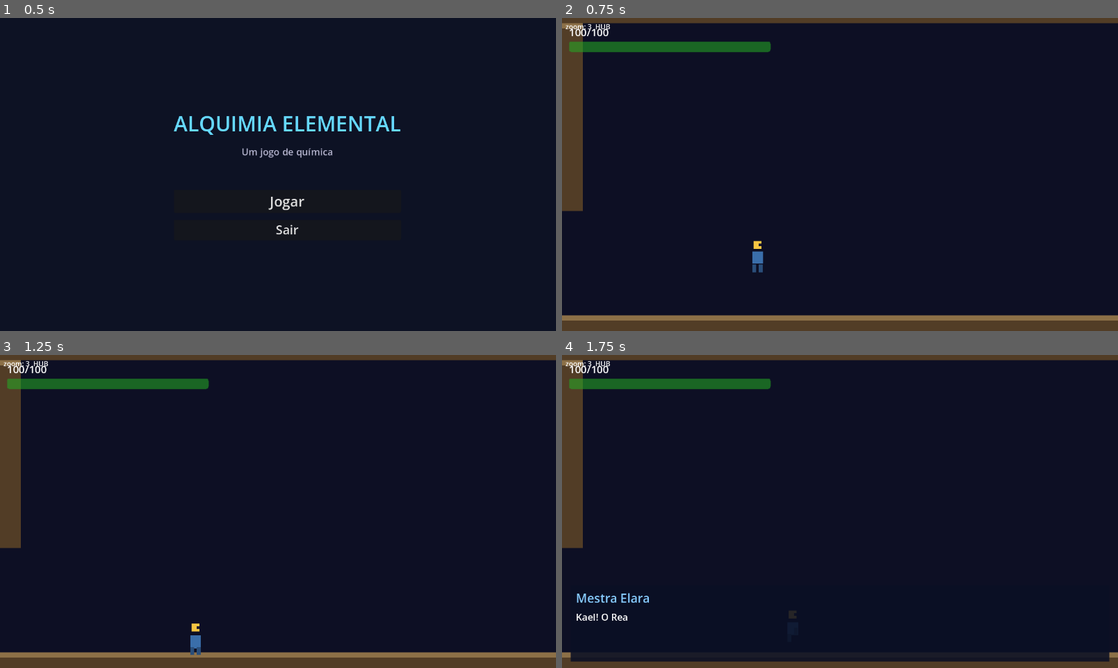
Above: before the commit, frames 1-4 (two rows, left to right).
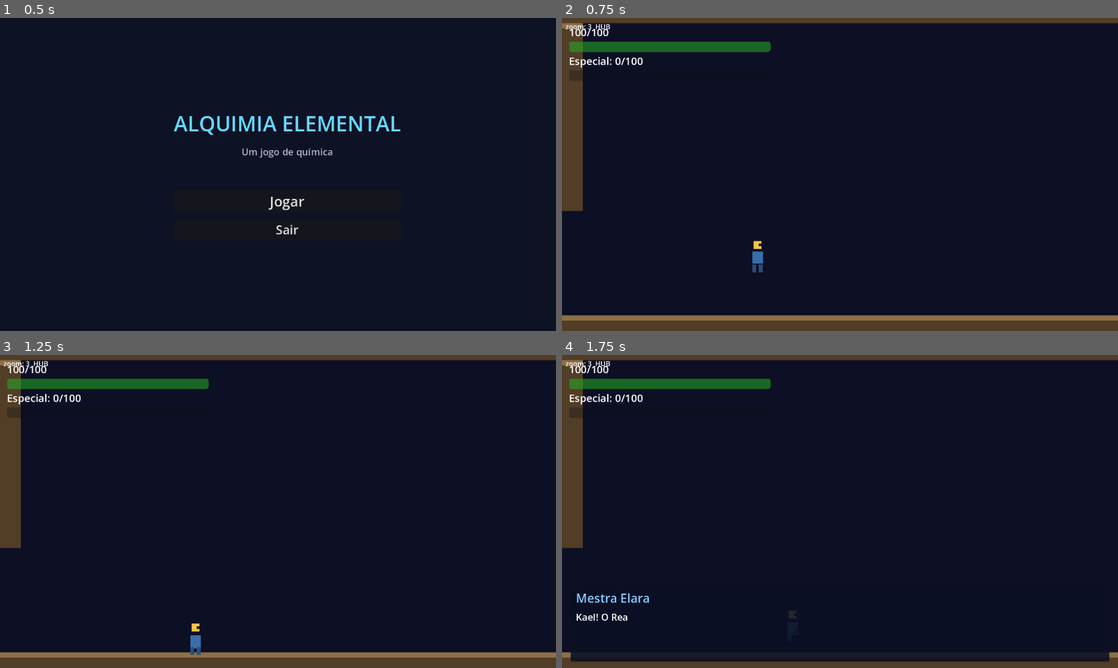
Above: after the commit, the same moments.

Repository: Mateushartelt/Alquimia-Elemental---Pac
Game: Godot game, scene res://scenes/menus/main_menu.tscn
Same seed, same stepped clock (60 frames per second), same inputs: the game is played once before the commit and once after it.
Inputs (mouse positions are in pixels of both pictures, inside the frame that each line leads up to):
- Up to frame 1 (0.5 s): no input
- Up to frame 2 (0.75 s): click "Jogar" at 0.5 s
- Up to frame 3 (1.25 s): no input
- Up to frame 4 (1.75 s): tap Enter (ui_accept) at 1.25 s; move the mouse to (962, 495) at 1.27 s; hold D (move_right) from 1.28 s (still down); hold J (attack) from 1.28 s (still down); click (962, 495) at 1.42 s; tap Space (jump) at 1.52 s

Frame 1 is identical in both runs. In frame 2, 0.2% of the frame differs, in the area x 1-15%, y 12-16%; in frame 3, 0.2%; in frame 4, 0.2%.

Commit message:
Animação-H20

Diff:
--- a/scenes/player/player.gd
+++ b/scenes/player/player.gd
@@ -90,6 +90,24 @@
 	proj.direction       = Vector2.RIGHT if _facing_right else Vector2.LEFT
 	proj.global_position = attack_point.global_position
 	get_tree().current_scene.add_child(proj)
+
+func _unhandled_input(event: InputEvent) -> void:
+	if event is InputEventKey and event.physical_keycode == KEY_E \
+			and event.pressed and not event.echo:
+		_try_special()
+
+func _try_special() -> void:
+	if GameState.active_compound != "H2O":
+		return
+	if GameState.charge < GameState.charge_max:
+		return
+	var proj: Area2D = PROJECTILE_SCENE.instantiate()
+	proj.compound_id     = "H2O"
+	proj.is_special      = true
+	proj.direction       = Vector2.RIGHT if _facing_right else Vector2.LEFT
+	proj.global_position = attack_point.global_position
+	get_tree().current_scene.add_child(proj)
+	GameState.use_charge()
 
 func _update_coyote() -> void:
 	if _was_on_floor and not is_on_floor() and velocity.y >= 0.0:
--- a/scenes/player/projectile.gd
+++ b/scenes/player/projectile.gd
@@ -6,9 +6,11 @@
 @export var direction: Vector2  = Vector2.RIGHT
 @export var speed: float        = 200.0
 @export var lifetime: float     = 2.0
+@export var is_special: bool    = false
 
-@onready var sprite: ColorRect  = $Sprite
-@onready var anim: AnimationPlayer = $AnimationPlayer
+@onready var sprite: ColorRect       = $Sprite
+@onready var anim: AnimationPlayer   = $AnimationPlayer
+@onready var _anim_sprite: AnimatedSprite2D = $AnimatedSprite2D
 
 var _timer := 0.0
 
@@ -32,6 +34,11 @@
 	var size: float = recipe.get("projectile_size", 6)
 	sprite.size = Vector2(size, size)
 	sprite.position = -sprite.size / 2.0
+	if compound_id == "H2O":
+		if is_special:
+			_setup_water_spell()
+		else:
+			_setup_water_ball()
 
 func _on_body_entered(body: Node) -> void:
 	if body.is_in_group("player"):
@@ -55,7 +62,9 @@
 
 	# Dano em inimigos
 	if target.has_method("take_damage"):
-		target.take_damage(damage, compound_id)
+		var final_damage := damage * 3 if is_special else damage
+		target.take_damage(final_damage, compound_id)
+		GameState.add_charge(25.0)
 
 	# Efeitos especiais de ambiente
 	match effect:
@@ -82,6 +91,34 @@
 		"dissolves_metal_blocks":
 			if target.is_in_group("metal_block"):
 				target.queue_free()
+
+func _setup_water_ball() -> void:
+	var frames := SpriteFrames.new()
+	frames.add_animation("fly")
+	frames.set_animation_speed("fly", 12.0)
+	frames.set_animation_loop("fly", true)
+	for i in range(1, 13):
+		frames.add_frame("fly", load("res://scenes/player/assets/water_ball/water_ball_%02d.png" % i))
+	_anim_sprite.sprite_frames = frames
+	_anim_sprite.scale  = Vector2(0.02, 0.02)
+	_anim_sprite.flip_h = direction.x < 0.0
+	_anim_sprite.visible = true
+	_anim_sprite.play("fly")
+	sprite.visible = false
+
+func _setup_water_spell() -> void:
+	var frames := SpriteFrames.new()
+	frames.add_animation("fly")
+	frames.set_animation_speed("fly", 12.0)
+	frames.set_animation_loop("fly", true)
+	for i in range(1, 9):
+		frames.add_frame("fly", load("res://scenes/player/assets/water_spell/water_spell_%02d.png" % i))
+	_anim_sprite.sprite_frames = frames
+	_anim_sprite.scale  = Vector2(0.04, 0.04)
+	_anim_sprite.flip_h = direction.x > 0.0
+	_anim_sprite.visible = true
+	_anim_sprite.play("fly")
+	sprite.visible = false
 
 func _spawn_cloud(pos: Vector2) -> void:
 	var cloud := ColorRect.new()
--- a/scenes/player/projectile.tscn
+++ b/scenes/player/projectile.tscn
@@ -21,3 +21,6 @@
 color = Color(0.4, 0.8, 1, 1)
 
 [node name="AnimationPlayer" type="AnimationPlayer" parent="."]
+
+[node name="AnimatedSprite2D" type="AnimatedSprite2D" parent="."]
+visible = false
--- a/scenes/ui/hud.gd
+++ b/scenes/ui/hud.gd
@@ -3,6 +3,8 @@
 
 @onready var health_bar: ProgressBar = $MarginContainer/VBox/HealthBar
 @onready var health_label: Label     = $MarginContainer/VBox/HealthLabel
+@onready var _charge_bar:  ProgressBar = $MarginContainer/VBox/ChargeBar
+@onready var _charge_label: Label      = $MarginContainer/VBox/ChargeLabel
 @onready var elements_container: HBoxContainer = $ElementsContainer
 @onready var active_compound_panel: Panel = $ActiveCompound
 @onready var active_compound_label: Label = $ActiveCompound/Label
@@ -10,10 +12,12 @@
 
 func _ready() -> void:
 	GameState.health_changed.connect(_on_health_changed)
+	GameState.charge_changed.connect(_on_charge_changed)
 	GameState.element_collected.connect(_on_elements_changed)
 	GameState.element_consumed.connect(_on_elements_changed)
 	GameState.compound_created.connect(_on_compound_created)
 	_on_health_changed(GameState.player_health, GameState.player_max_health)
+	_on_charge_changed(GameState.charge, GameState.charge_max)
 	_update_elements()
 	_update_active_compound()
 
@@ -29,6 +33,12 @@
 		health_bar.modulate = Color(1.0, 0.7, 0.0)
 	else:
 		health_bar.modulate = Color(1.0, 0.2, 0.2)
+
+func _on_charge_changed(current: float, maximum: float) -> void:
+	_charge_bar.max_value = maximum
+	_charge_bar.value     = current
+	_charge_label.text    = "Especial: %d/%d" % [int(current), int(maximum)]
+	_charge_bar.modulate  = Color(0.4, 0.8, 1.0) if current >= maximum else Color(0.27, 0.53, 1.0)
 
 func _on_elements_changed(_id: String, _amt: int = 0) -> void:
 	_update_elements()
--- a/scenes/ui/hud.tscn
+++ b/scenes/ui/hud.tscn
@@ -26,6 +26,19 @@
 layout_mode = 2
 value = 100.0
 show_percentage = false
+
+[node name="ChargeLabel" type="Label" parent="MarginContainer/VBox" unique_id=1500670525]
+layout_mode = 2
+theme_override_font_sizes/font_size = 24
+text = "Especial: 0/100"
+
+[node name="ChargeBar" type="ProgressBar" parent="MarginContainer/VBox" unique_id=1500670526]
+custom_minimum_size = Vector2(320, 24)
+layout_mode = 2
+max_value = 100.0
+value = 0.0
+show_percentage = false
+modulate = Color(0.27, 0.53, 1, 1)
 
 [node name="ElementsContainer" type="HBoxContainer" parent="." unique_id=583449525]
 texture_filter = 2
--- a/scripts/autoload/game_state.gd
+++ b/scripts/autoload/game_state.gd
@@ -8,9 +8,14 @@
 signal element_consumed(element_id: String, amount: int)
 signal compound_created(compound_id: String)
 signal health_changed(current: int, maximum: int)
+signal charge_changed(current: float, maximum: float)
 signal player_died()
 signal checkpoint_reached(checkpoint_id: String)
 signal level_completed(level_id: int)
+
+# ── Carga do Especial ───────────────────────────────────────────────────────
+var charge: float     = 0.0
+var charge_max: float = 100.0
 
 # ── Estado do Jogador ───────────────────────────────────────────────────────
 var player_max_health: int = 100
@@ -52,6 +57,14 @@
 func heal(amount: int) -> void:
 	player_health = min(player_max_health, player_health + amount)
 	health_changed.emit(player_health, player_max_health)
+
+func add_charge(amount: float) -> void:
+	charge = minf(charge + amount, charge_max)
+	charge_changed.emit(charge, charge_max)
+
+func use_charge() -> void:
+	charge = 0.0
+	charge_changed.emit(charge, charge_max)
 
 func set_max_health(new_max: int) -> void:
 	player_max_health = new_max
Not shown, added: scenes/player/assets/water_ball/water_ball_01.png.import
Not shown, added: scenes/player/assets/water_ball/water_ball_02.png.import
Not shown, added: scenes/player/assets/water_ball/water_ball_03.png.import
Not shown, added: scenes/player/assets/water_ball/water_ball_04.png.import
Not shown, added: scenes/player/assets/water_ball/water_ball_05.png.import
Not shown, added: scenes/player/assets/water_ball/water_ball_06.png.import
Not shown, added: scenes/player/assets/water_ball/water_ball_07.png.import
Not shown, added: scenes/player/assets/water_ball/water_ball_08.png.import
Not shown, added: scenes/player/assets/water_ball/water_ball_09.png.import
Not shown, added: scenes/player/assets/water_ball/water_ball_10.png.import
Not shown, added: scenes/player/assets/water_ball/water_ball_11.png.import
Not shown, added: scenes/player/assets/water_ball/water_ball_12.png.import
(and 8 more such lines)
